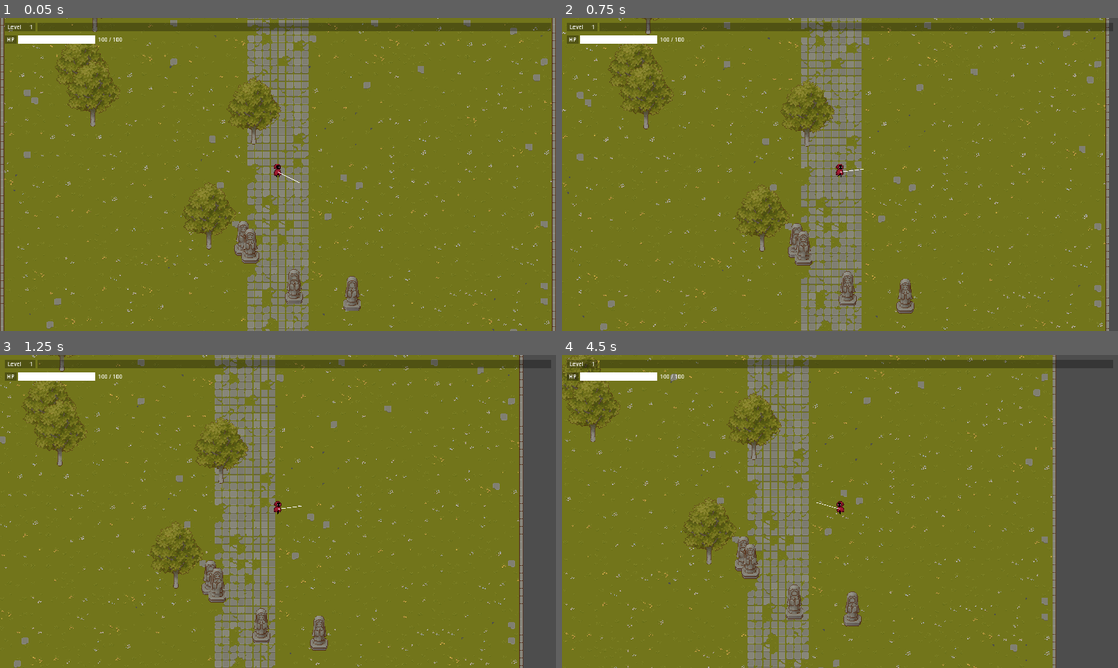
Above: before the commit, frames 1-4 (two rows, left to right).
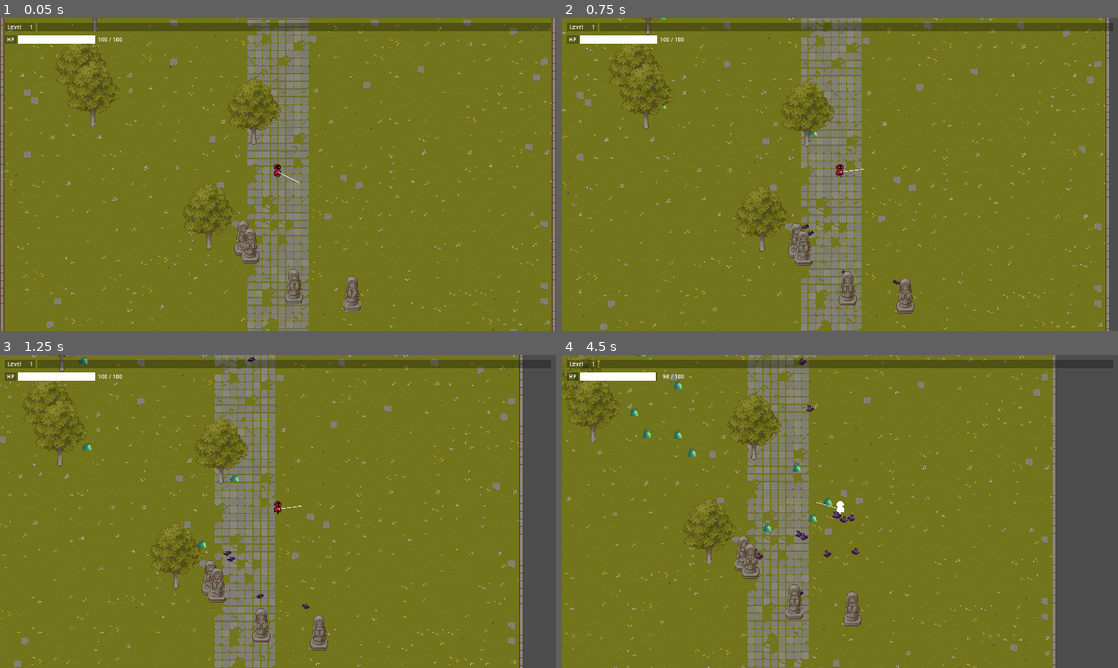
Above: after the commit, the same moments.

Repository: reyhanfarabi/project-survive
Game: Godot game, scene res://scenes/game.tscn
Two runs of this game, one before a commit and one after it. Both use one fixed random seed, a clock stepped at 60 frames per second and the inputs below. The project has no main scene, so this scene is started directly.
Inputs (mouse positions are in pixels of both pictures, inside the frame that each line leads up to):
- Up to frame 1 (0.05 s): no input
- Up to frame 2 (0.75 s): tap Enter at 0.5 s; move the mouse to (962, 158) at 0.52 s; hold D (right) from 0.53 s (still down); tap W (top) at 0.6 s
- Up to frame 3 (1.25 s): keep holding D (right)
- Up to frame 4 (4.5 s): move the mouse to (728, 527) at 1.27 s; release D (right) at 1.28 s; hold S (down) 1.28-2.03 s; tap W (top) every 0.75 s from 1.35 to 4.35 s; move the mouse to (895, 442) at 2.02 s; hold D (right) 2.03-3.53 s; move the mouse to (812, 574) at 2.77 s; move the mouse to (1006, 558) at 3.52 s; hold A (left) from 3.53 s (still down); move the mouse to (673, 464) at 4.27 s

Frame 1 is identical in both runs. In frame 2, less than 0.1% of the frame differs, in the area x 17-61%, y 0-86%; in frame 3, 0.2%; in frame 4, 0.5%, in the area x 12-54%, y 0-77%.

Commit message:
add logic to spawn enemy from source spawner

Diff:
--- /dev/null
+++ b/resources/enemies/bat.tres
@@ -0,0 +1,15 @@
+[gd_resource type="Resource" script_class="Resource_Enemy" load_steps=3 format=3 uid="uid://cd1v8uaym1rdw"]
+
+[ext_resource type="Script" path="res://scripts/resources/resource_enemy.gd" id="1_hw5v1"]
+[ext_resource type="Texture2D" uid="uid://dpl3e7ctk3mdm" path="res://assets/enemies/Bat/Bat_Fly.png" id="2_2knja"]
+
+[resource]
+script = ExtResource("1_hw5v1")
+name = "Bat"
+sprite = ExtResource("2_2knja")
+max_health = 10
+health = 10
+attack_damage = 1
+move_speed = 50
+attack_cooldown = 2
+exp_point = 1
--- /dev/null
+++ b/resources/enemies/slime.tres
@@ -0,0 +1,15 @@
+[gd_resource type="Resource" script_class="Resource_Enemy" load_steps=3 format=3 uid="uid://cown4uefryjwd"]
+
+[ext_resource type="Script" path="res://scripts/resources/resource_enemy.gd" id="1_f641i"]
+[ext_resource type="Texture2D" uid="uid://bpwpe6qbvap82" path="res://assets/enemies/Slime/Slime_Spiked_Idle.png" id="2_auapi"]
+
+[resource]
+script = ExtResource("1_f641i")
+name = "Slime"
+sprite = ExtResource("2_auapi")
+max_health = 10
+health = 10
+attack_damage = 1
+move_speed = 50
+attack_cooldown = 2
+exp_point = 1
--- a/resources/entity/enemy.tres
+++ /dev/null
@@ -1,13 +0,0 @@
-[gd_resource type="Resource" script_class="Resource_Enemy" load_steps=2 format=3 uid="uid://ddwsfhh71htpv"]
-
-[ext_resource type="Script" path="res://scripts/resources/resource_enemy.gd" id="1_6mj1b"]
-
-[resource]
-resource_local_to_scene = true
-script = ExtResource("1_6mj1b")
-max_health = 10
-health = 10
-attack_damage = 1
-move_speed = 20
-attack_cooldown = 2
-exp_point = 1
--- a/resources/source_spawner/bat_spawner.tres
+++ b/resources/source_spawner/bat_spawner.tres
@@ -1,11 +1,14 @@
-[gd_resource type="Resource" script_class="ResourceEnemySpawner" load_steps=3 format=3 uid="uid://klotmfuuu128"]
+[gd_resource type="Resource" script_class="Resource_Enemy_Spawner" load_steps=4 format=3 uid="uid://klotmfuuu128"]
 
+[ext_resource type="Resource" uid="uid://cd1v8uaym1rdw" path="res://resources/enemies/bat.tres" id="1_flxvi"]
 [ext_resource type="Script" path="res://scripts/resources/resource_enemy_spawner.gd" id="1_fu4su"]
 [ext_resource type="PackedScene" uid="uid://btj2e3qjpxwnj" path="res://scenes/source_spawner/bat_spawner.tscn" id="1_xaq5h"]
 
 [resource]
+resource_local_to_scene = true
 script = ExtResource("1_fu4su")
 name = "Bat Spawner"
 scene = ExtResource("1_xaq5h")
 spawn_time_gap = 2.0
 spawner_max_amount = 5
+enemy_resource = ExtResource("1_flxvi")
--- a/resources/source_spawner/slime_spawner.tres
+++ b/resources/source_spawner/slime_spawner.tres
@@ -1,6 +1,7 @@
-[gd_resource type="Resource" script_class="ResourceEnemySpawner" load_steps=3 format=3 uid="uid://bcn8gxsuhklha"]
+[gd_resource type="Resource" script_class="Resource_Enemy_Spawner" load_steps=4 format=3 uid="uid://bcn8gxsuhklha"]
 
 [ext_resource type="PackedScene" uid="uid://dige2o05kf1er" path="res://scenes/source_spawner/slime_spawner.tscn" id="1_ejg08"]
+[ext_resource type="Resource" uid="uid://cown4uefryjwd" path="res://resources/enemies/slime.tres" id="1_x3f0x"]
 [ext_resource type="Script" path="res://scripts/resources/resource_enemy_spawner.gd" id="2_6jvhw"]
 
 [resource]
@@ -10,3 +11,4 @@
 scene = ExtResource("1_ejg08")
 spawn_time_gap = 2.0
 spawner_max_amount = 5
+enemy_resource = ExtResource("1_x3f0x")
--- a/scenes/enemy.tscn
+++ b/scenes/enemy.tscn
@@ -1,7 +1,6 @@
-[gd_scene load_steps=10 format=3 uid="uid://cy3yj28aafqjv"]
+[gd_scene load_steps=9 format=3 uid="uid://cy3yj28aafqjv"]
 
 [ext_resource type="Script" path="res://scripts/enemy.gd" id="1_huu1h"]
-[ext_resource type="Resource" uid="uid://ddwsfhh71htpv" path="res://resources/entity/enemy.tres" id="2_qy047"]
 [ext_resource type="Shader" path="res://shaders/enemy.gdshader" id="3_6wp2d"]
 [ext_resource type="PackedScene" uid="uid://bulxxaunr0b80" path="res://scenes/drops/drop_exp.tscn" id="3_t0c5r"]
 
@@ -104,7 +103,6 @@
 collision_layer = 4
 collision_mask = 4
 script = ExtResource("1_huu1h")
-_resource = ExtResource("2_qy047")
 _exp_drop_scene = ExtResource("3_t0c5r")
 
 [node name="Sprite2D" type="Sprite2D" parent="."]
--- a/scenes/enemy_source.tscn
+++ /dev/null
@@ -1,22 +0,0 @@
-[gd_scene load_steps=3 format=3 uid="uid://cislbvd5v2jpo"]
-
-[sub_resource type="GDScript" id="GDScript_stshk"]
-script/source = "extends StaticBody2D
-
-
-func _ready():
-	pass
-
-func _process(delta):
-	pass
-"
-
-[sub_resource type="CircleShape2D" id="CircleShape2D_l5g7k"]
-
-[node name="EnemySource" type="StaticBody2D"]
-script = SubResource("GDScript_stshk")
-
-[node name="Sprite2D" type="Sprite2D" parent="."]
-
-[node name="CollisionShape2D" type="CollisionShape2D" parent="."]
-shape = SubResource("CircleShape2D_l5g7k")
--- a/scenes/enemy_spawner_old.tscn
+++ /dev/null
@@ -1,14 +0,0 @@
-[gd_scene load_steps=3 format=3 uid="uid://jhq6jsplkmqd"]
-
-[ext_resource type="Script" path="res://scripts/enemy_spawner_old.gd" id="1_76p0l"]
-[ext_resource type="PackedScene" uid="uid://cy3yj28aafqjv" path="res://scenes/enemy.tscn" id="2_qx3qq"]
-
-[node name="EnemySpawner" type="Node2D"]
-script = ExtResource("1_76p0l")
-_enemy_scene = ExtResource("2_qx3qq")
-_amount_per_spawn = 10
-_spawn_delay = 1
-
-[node name="SpawnDelayTimer" type="Timer" parent="."]
-
-[connection signal="timeout" from="SpawnDelayTimer" to="." method="_on_spawn_delay_timer_timeout"]
--- a/scenes/game.tscn
+++ b/scenes/game.tscn
@@ -298,6 +298,8 @@
 
 [node name="DropsContainer" type="Node2D" parent="."]
 
+[node name="EnemyContainer" type="Node2D" parent="."]
+
 [node name="GameCamera2D" type="Camera2D" parent="."]
 
 [node name="Player" parent="." instance=ExtResource("3_5vid3")]
--- a/scenes/source_spawner/bat_spawner.tscn
+++ b/scenes/source_spawner/bat_spawner.tscn
@@ -1,6 +1,8 @@
-[gd_scene load_steps=4 format=3 uid="uid://btj2e3qjpxwnj"]
+[gd_scene load_steps=6 format=3 uid="uid://btj2e3qjpxwnj"]
 
+[ext_resource type="Script" path="res://scripts/source_spawner.gd" id="1_ioyre"]
 [ext_resource type="Texture2D" uid="uid://ckxi16d5e7t1h" path="res://assets/texture/TX Props.png" id="1_yyibe"]
+[ext_resource type="PackedScene" uid="uid://cy3yj28aafqjv" path="res://scenes/enemy.tscn" id="2_ek181"]
 
 [sub_resource type="AtlasTexture" id="AtlasTexture_v66mf"]
 atlas = ExtResource("1_yyibe")
@@ -10,6 +12,8 @@
 radius = 29.0172
 
 [node name="SlimeSpawner" type="StaticBody2D"]
+script = ExtResource("1_ioyre")
+_enemy_scene = ExtResource("2_ek181")
 
 [node name="Sprite2D" type="Sprite2D" parent="."]
 texture = SubResource("AtlasTexture_v66mf")
@@ -17,3 +21,9 @@
 [node name="CollisionShape2D" type="CollisionShape2D" parent="."]
 position = Vector2(0, 36)
 shape = SubResource("CircleShape2D_rcy3v")
+
+[node name="SpawnGapTimer" type="Timer" parent="."]
+
+[node name="SpawnPoint" type="Node2D" parent="."]
+
+[connection signal="timeout" from="SpawnGapTimer" to="." method="_on_spawn_gap_timer_timeout"]
--- a/scenes/source_spawner/slime_spawner.tscn
+++ b/scenes/source_spawner/slime_spawner.tscn
@@ -1,6 +1,8 @@
-[gd_scene load_steps=4 format=3 uid="uid://dige2o05kf1er"]
+[gd_scene load_steps=6 format=3 uid="uid://dige2o05kf1er"]
 
 [ext_resource type="Texture2D" uid="uid://cxj3c3o7x3mp6" path="res://assets/texture/TX Plant.png" id="1_64pis"]
+[ext_resource type="Script" path="res://scripts/source_spawner.gd" id="1_ffllo"]
+[ext_resource type="PackedScene" uid="uid://cy3yj28aafqjv" path="res://scenes/enemy.tscn" id="2_ogcp1"]
 
 [sub_resource type="AtlasTexture" id="AtlasTexture_v66mf"]
 atlas = ExtResource("1_64pis")
@@ -10,6 +12,8 @@
 radius = 29.0172
 
 [node name="SlimeSpawner" type="StaticBody2D"]
+script = ExtResource("1_ffllo")
+_enemy_scene = ExtResource("2_ogcp1")
 
 [node name="Sprite2D" type="Sprite2D" parent="."]
 texture = SubResource("AtlasTexture_v66mf")
@@ -17,3 +21,10 @@
 [node name="CollisionShape2D" type="CollisionShape2D" parent="."]
 position = Vector2(0, 68)
 shape = SubResource("CircleShape2D_rcy3v")
+
+[node name="SpawnGapTimer" type="Timer" parent="."]
+
+[node name="SpawnPoint" type="Node2D" parent="."]
+position = Vector2(0, 10)
+
+[connection signal="timeout" from="SpawnGapTimer" to="." method="_on_spawn_gap_timer_timeout"]
--- a/scripts/enemy.gd
+++ b/scripts/enemy.gd
@@ -1,17 +1,20 @@
 extends Area2D
 
 
-@export var texture: CompressedTexture2D
-@export var _resource: Resource_Enemy
+@export var _resource: Resource_Enemy: set = set_resource
 @export var _target_distance_padding: int = 1
 @export var _damage_shader_delay: float = 0.1
 @export var _exp_drop_scene: PackedScene
 
-@onready var _player = get_parent().get_parent().get_node("Player")
-@onready var _drops_container = get_parent().get_parent().get_node("DropsContainer")
+@onready var _player = get_node("../../Player")
+@onready var _drops_container = get_node("../../DropsContainer")
 
 var _direction: Vector2
 var _can_attack: bool = true
+
+
+func set_resource(value: Resource_Enemy):
+	_resource = value
 
 
 func _ready():
@@ -19,7 +22,7 @@
 
 
 func _start():
-	$Sprite2D.texture = texture
+	$Sprite2D.texture = _resource.sprite
 	$AttackTimer.wait_time = _resource.attack_cooldown
 
 
--- a/scripts/enemy_source_spawner.gd
+++ b/scripts/enemy_source_spawner.gd
@@ -1,7 +1,7 @@
 extends Node2D
 
 
-@export var _resources: Array[ResourceEnemySpawner]
+@export var _resources: Array[Resource_Enemy_Spawner]
 
 var _rng = RandomNumberGenerator.new()
 var _tilemap_position
@@ -22,6 +22,7 @@
 	for spawner in _resources:
 		for i in spawner.spawner_max_amount:
 			var es := spawner.scene.instantiate()
+			es._resource = spawner
 			es.position = _get_random_location()
 			add_child(es)
 
--- a/scripts/enemy_spawner_old.gd
+++ /dev/null
@@ -1,67 +0,0 @@
-extends Node2D
-
-
-@export var _enemy_scene: PackedScene
-@export var _enemy_textures: Array[CompressedTexture2D]
-@export var _amount_per_spawn: int
-@export var _spawn_delay: int
-
-@onready var _player = get_parent().get_node("Player")
-
-var _rng = RandomNumberGenerator.new()
-var _tilemap_position
-var _tilemap_size
-var _tilemap_cell_size
-var _can_spawn = true
-
-
-# Called when the node enters the scene tree for the first time.
-func _ready():
-	_start()
-
-
-func _start():
-	_set_tilemap_data()
-	$SpawnDelayTimer.wait_time = _spawn_delay
-
-
-func _set_tilemap_data():
-	var tilemap_rect = get_parent().get_node("TileMapGround").get_used_rect()
-	_tilemap_position = tilemap_rect.position
-	_tilemap_size = tilemap_rect.size
-	_tilemap_cell_size = get_parent().get_node("TileMapGround").tile_set.tile_size
-
-
-# Called every frame. 'delta' is the elapsed time since the previous frame.
-func _process(delta):
-	if not _player:
-		return
-	#_spawn_enemies()
-
-
-func _spawn_enemies():
-	if not _can_spawn:
-		return
-	_can_spawn = false
-	for i in range(_amount_per_spawn):
-		var e = _enemy_scene.instantiate()
-		e.texture = _enemy_textures[_rng.randf_range(0, _enemy_textures.size())]
-		e.position = _get_random_location()
-		add_child(e)
-	$SpawnDelayTimer.start()
-
-
-func _get_random_location():
-	var left_pos = _tilemap_position.x * _tilemap_cell_size.x
-	var right_pos = (_tilemap_position.x + _tilemap_size.x) * _tilemap_cell_size.x
-	var top_pos = _tilemap_position.y * _tilemap_cell_size.y
-	var bottom_pos = (_tilemap_position.y + _tilemap_size.y) * _tilemap_cell_size.y
-
-	return Vector2(
-		_rng.randf_range(left_pos, right_pos),
-		_rng.randf_range(top_pos, bottom_pos)
-	)
-
-
-func _on_spawn_delay_timer_timeout():
-	_can_spawn = true
--- a/scripts/resources/resource_enemy.gd
+++ b/scripts/resources/resource_enemy.gd
@@ -3,6 +3,8 @@
 class_name Resource_Enemy
 
 # enemy data
+@export var name: String
+@export var sprite: Texture2D
 @export var max_health: int
 @export var health: int
 @export var attack_damage: int
--- a/scripts/resources/resource_enemy_spawner.gd
+++ b/scripts/resources/resource_enemy_spawner.gd
@@ -1,8 +1,9 @@
 extends Resource
 
-class_name ResourceEnemySpawner
+class_name Resource_Enemy_Spawner
 
 @export var name: String
 @export var scene: PackedScene
 @export var spawn_time_gap: float
 @export var spawner_max_amount: int
+@export var enemy_resource: Resource_Enemy
--- /dev/null
+++ b/scripts/source_spawner.gd
@@ -0,0 +1,35 @@
+extends StaticBody2D
+
+
+@export var _resource: Resource_Enemy_Spawner
+@export var _enemy_scene: PackedScene
+
+@onready var _player = get_node("../../Player")
+@onready var _enemy_container = get_node("../../EnemyContainer")
+
+var _can_spawn: bool = true
+
+
+func _ready():
+	$SpawnGapTimer.wait_time = _resource.spawn_time_gap
+
+
+func _process(delta):
+	if not _player:
+		return
+	_spawn_enemy()
+
+
+func _spawn_enemy():
+	if not _can_spawn:
+		return
+	_can_spawn = false
+	var e = _enemy_scene.instantiate()
+	e.set_resource(_resource.enemy_resource.duplicate())
+	e.position = position
+	_enemy_container.add_child(e)
+	$SpawnGapTimer.start()
+
+
+func _on_spawn_gap_timer_timeout():
+	_can_spawn = true
